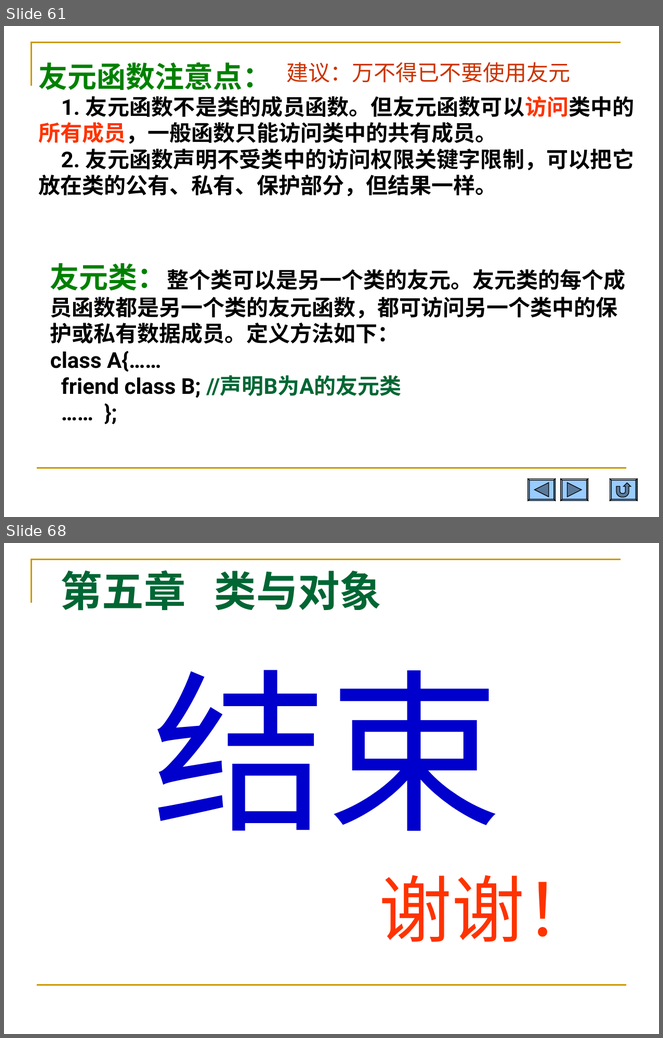
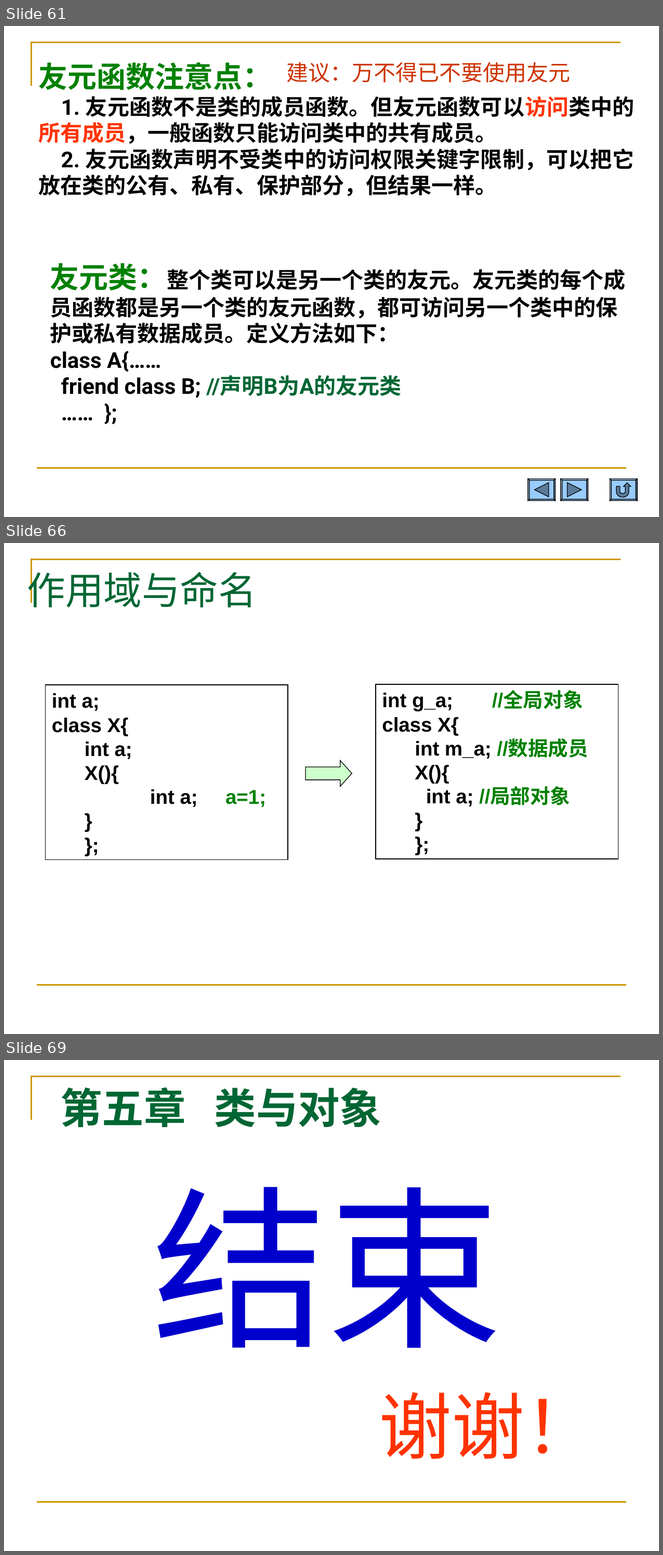
Before and after one commit to Changhe160/Changhe160.github.io, a slide deck: teachingRes/Cplusplus/unit04类与对象.ppt. Shown one above the other, each under a label of ours: slides 61 and 68 before the commit, slides 61, 66 and 69 after it; the slides between them are not shown. The pictures are 663x1038 and 663x1555 pixels, drawn with LibreOffice and Linux fonts; fonts in the diff are those of the drawing. Boxes give left, top, right and bottom in pixels: in the first picture for what was removed or moved away, otherwise in the second. Text is boxed around its words. In the diff, an @@ line names an element or a change of style, - is before the commit and + after.

```diff
--- a/teachingRes/Cplusplus/unit04类与对象.ppt
+++ b/teachingRes/Cplusplus/unit04类与对象.ppt
@@ slide 66 added at [4,543,659,1034], background #FFFFFF; not listed: 2 template elements that a slide beside it also shows @@
@@ title added at [27,565,257,607], 42 pt, text #006633 @@
+作用域与命名
@@ rectangle added at [45,685,288,860], outline #000000 0.74 pt, 22 pt, text #000000, bold @@
+int a;
+class X{
+  int a;
+  X(){
+  int a; a=1;
+  }
+};
@@ rectangle added at [376,684,619,860], outline #000000 0.74 pt, 22 pt, text #000000, bold @@
+int g_a; //全局对象
+class X{
+  int m_a; //数据成员
+  X(){
+  int a; //局部对象
+  }
+};
@@ down arrow added at [306,761,352,787], fill #CCFFCC, outline #000000 0.74 pt @@
@@ what was slide 68 is now slide 69 @@
```
Also in this commit, not shown: 10 slides changed, 1 other slide added, 1 slide removed, 1 other file.
